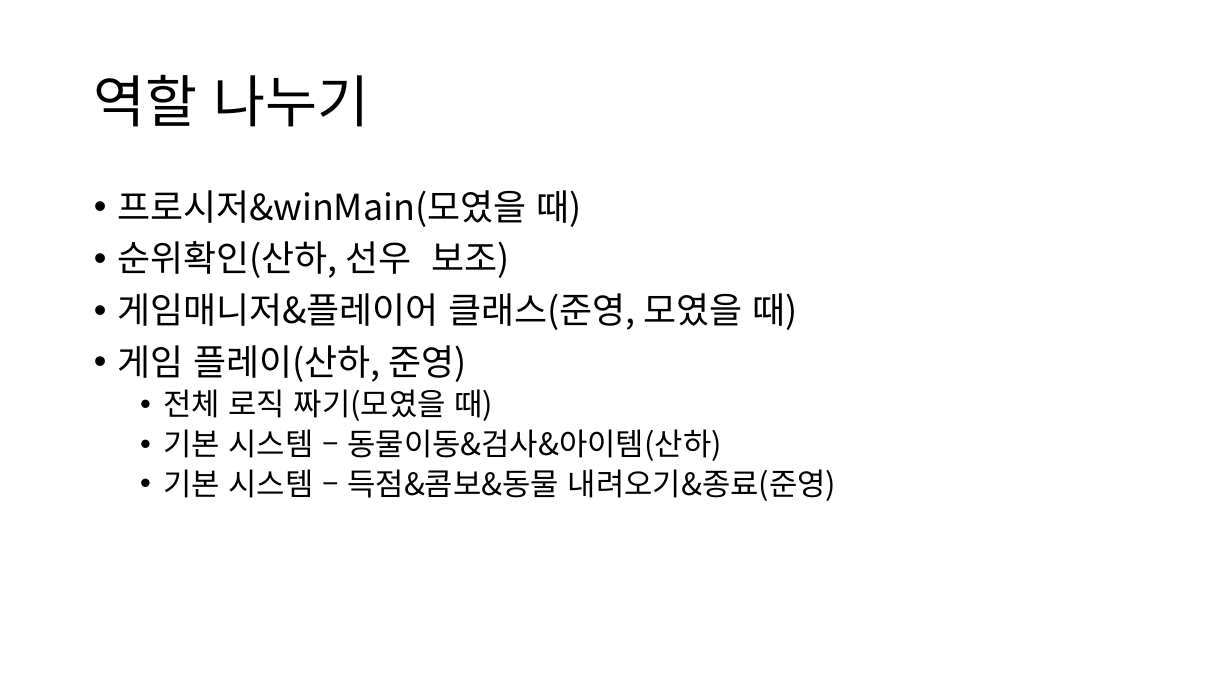
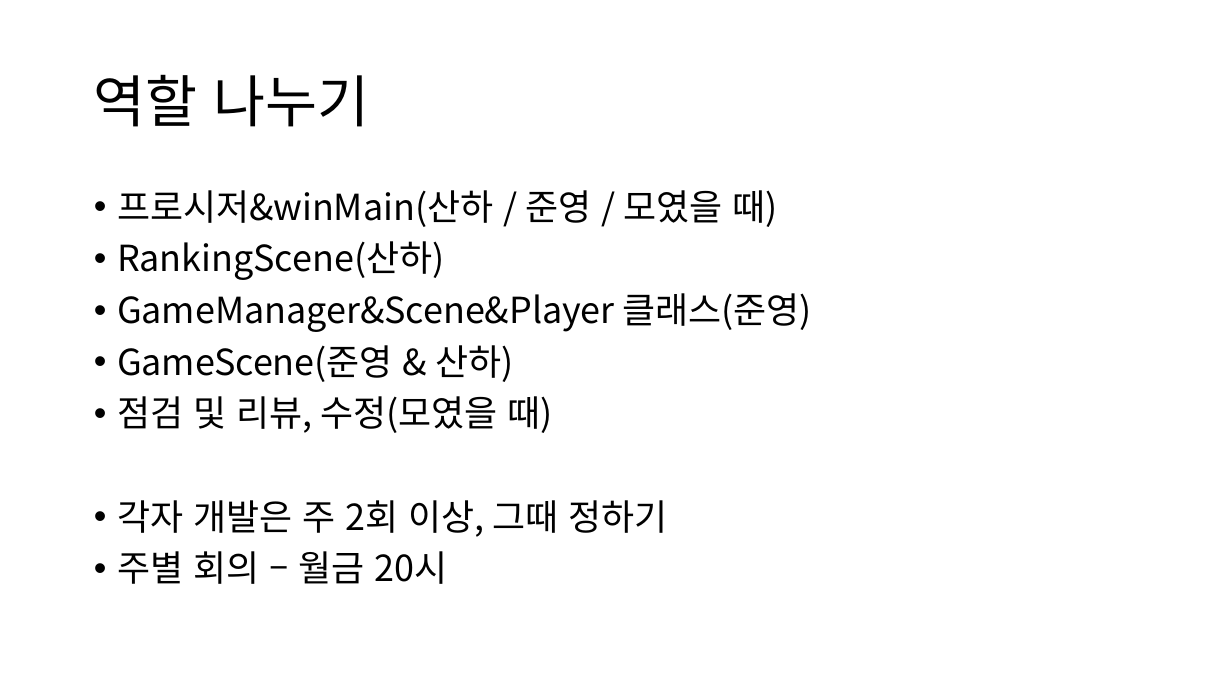
Before and after one commit to Jun1188/WinAPI_Game_20250714, a slide deck: slide 11 of 애니팡 모작 (1).pptx. Drawn at 1232x693 pixels with LibreOffice and Linux fonts; fonts in the diff are those of the drawing. Boxes give left, top, right and bottom in pixels: in the first picture for what was removed or moved away, otherwise in the second. Text is boxed around its words. In the diff, an @@ line names an element or a change of style, - is before the commit and + after.

Commit message:
file seperate settings 1.1
8/4
player 클래스 문제점 발견으로 구조 분리

```diff
--- a/애니팡 모작 (1).pptx
+++ b/애니팡 모작 (1).pptx
@@ text at (117, 190, 812, 584): text changed @@
-• 프로시저&winMain(모였을 때)
-• 순위확인(산하, 선우 보조)
-• 게임매니저&플레이어 클래스(준영, 모였을 때)
-• 게임 플레이(산하, 준영)
-  • 전체 로직 짜기(모였을 때)
-  • 기본 시스템 – 동물이동&검사&아이템(산하)
-  • 기본 시스템 – 득점&콤보&동물 내려오기&종료(준영)
+• 프로시저&winMain(산하 / 준영 / 모였을 때)
+• RankingScene(산하)
+• GameManager&Scene&Player 클래스(준영)
+• GameScene(준영 & 산하)
+• 점검 및 리뷰, 수정(모였을 때)
+• 각자 개발은 주 2회 이상, 그때 정하기
+• 주별 회의 – 월금 20시
```
Also in this commit, not shown: 6 other files.
